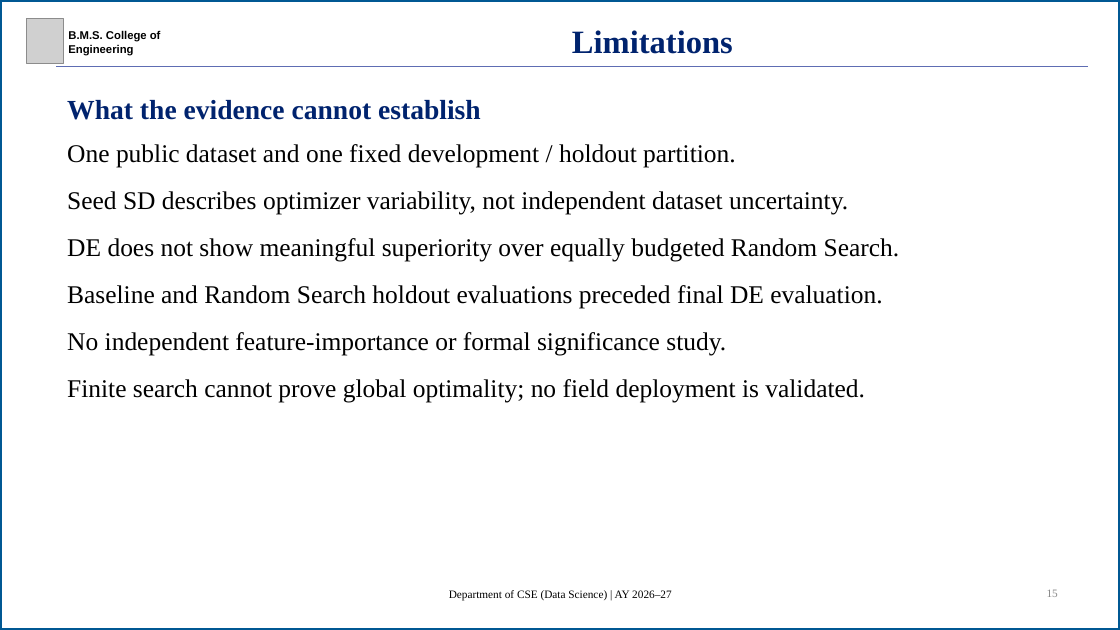
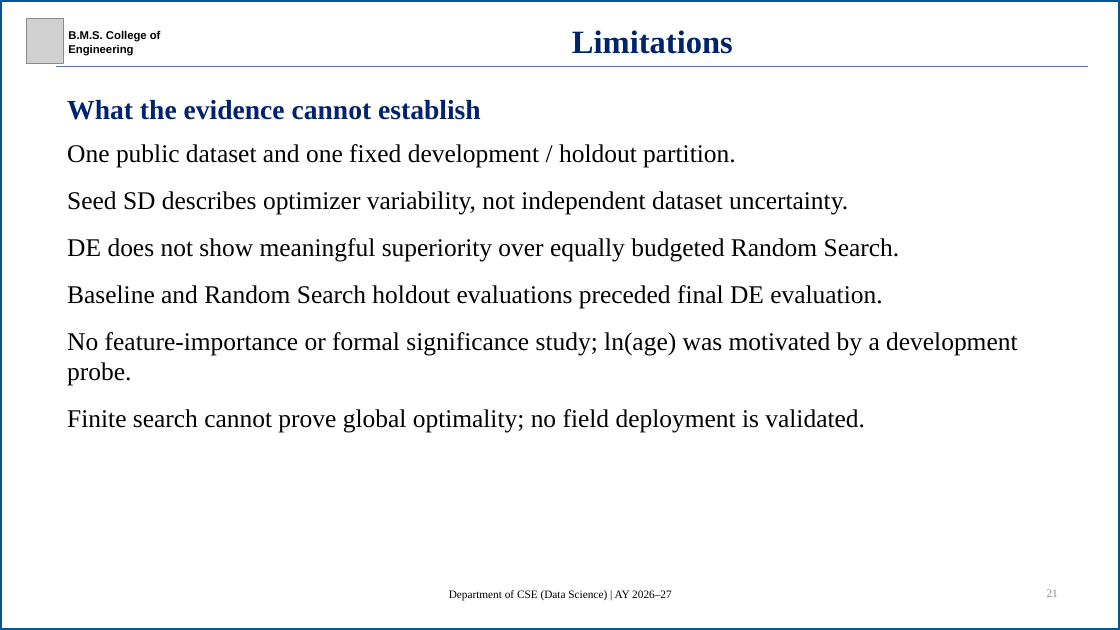
Before and after one commit to R-V-Abhishek/concrete-strength-de-svr, a slide deck: slide 21 of presentation/concrete-strength-de-svr-presentation.pptx (slide 15 before the commit). Drawn at 1120x630 pixels with LibreOffice and Linux fonts; fonts in the diff are those of the drawing; grey boxes stand for pictures. Boxes give left, top, right and bottom in pixels: in the first picture for what was removed or moved away, otherwise in the second. Text is boxed around its words. In the diff, an @@ line names an element or a change of style, - is before the commit and + after.

```diff
--- a/presentation/concrete-strength-de-svr-presentation.pptx
+++ b/presentation/concrete-strength-de-svr-presentation.pptx
@@ text at bbox=[67, 332, 1017, 386]: text changed @@
-No independent feature-importance or formal significance study.
+No feature-importance or formal significance study; ln(age) was motivated by a development probe.
@@ text at bbox=[1047, 589, 1058, 597]: text changed @@
-15
+21
```
Also in this commit, not shown: 11 other slides changed, 6 slides added, 28 other files.
